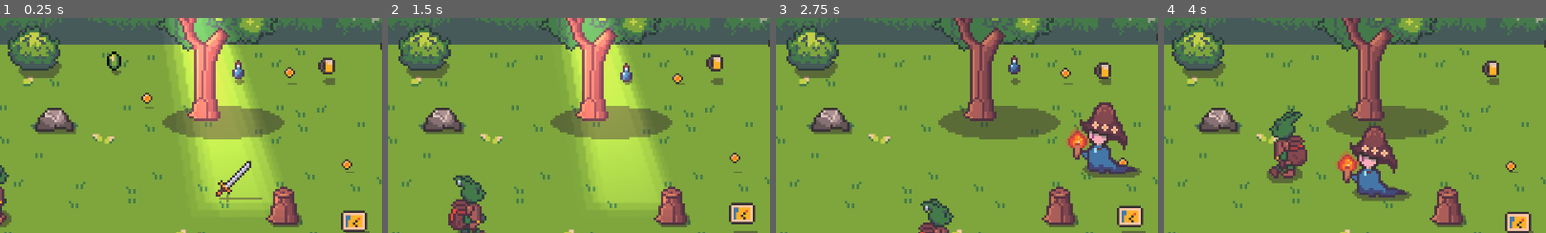
Above: before the commit, frames 1-4 (left to right).
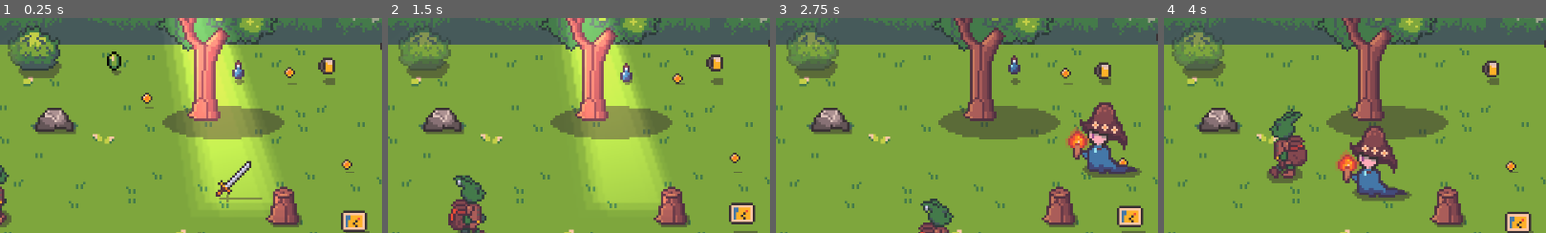
Above: after the commit, the same moments.

Repository: youkergav/Loot-Goblin
Game: Godot game, scene res://scenes/main.tscn
Same seed, same stepped clock (60 frames per second), same inputs: the game is played once before the commit and once after it.
Inputs:
- Up to frame 1 (0.25 s): no input
- Up to frame 2 (1.5 s): hold Right (ui_right) 0.53-1.28 s; hold Down (ui_down) from 1.28 s (still down)
- Up to frame 3 (2.75 s): release Down (ui_down) at 2.03 s; hold Right (ui_right) from 2.03 s (still down)
- Up to frame 4 (4 s): release Right (ui_right) at 2.78 s; hold Up (ui_up) 2.78-3.53 s; hold Left (ui_left) from 3.53 s (still down)
The pictures show only the part of the screen within x 10-60%, y 19-69%; the shares and areas given below are measured in that part.

The runs differ from the first frame. In frame 1, 0.2% of the frame differs, in the area x 2-7%, y 8-23%; in frame 2, 0.9%, in the area x 2-17%, y 3-24%; in frame 3, 0.9%; in frame 4, 0.9%.

Commit message:
Added bush

Diff:
--- /dev/null
+++ b/materials/player_cutout.tres
@@ -0,0 +1,11 @@
+[gd_resource type="ShaderMaterial" load_steps=2 format=3 uid="uid://djwwgakejt085"]
+
+[ext_resource type="Shader" uid="uid://fgn2oy0byndy" path="res://shaders/player_cutout.gdshader" id="1_0a3jv"]
+
+[resource]
+shader = ExtResource("1_0a3jv")
+shader_parameter/player_screen_position = Vector2(0, 0)
+shader_parameter/player_offset = Vector2(0, -64)
+shader_parameter/cutout_radius = 110.0
+shader_parameter/cutout_softness = 15.0
+shader_parameter/cutout_opacity = 0.5
--- a/scenes/packed/props/prop_bush.tscn
+++ b/scenes/packed/props/prop_bush.tscn
@@ -1,7 +1,9 @@
-[gd_scene load_steps=9 format=3 uid="uid://c3wjpww4ht0ni"]
+[gd_scene load_steps=11 format=3 uid="uid://c3wjpww4ht0ni"]
 
 [ext_resource type="Texture2D" uid="uid://xs6jtpb5wnne" path="res://sprites/props/bush_shadow.png" id="1_fwknk"]
 [ext_resource type="Script" uid="uid://dnpstnskbspcg" path="res://scripts/characters/randomize_idle.gd" id="1_raafb"]
+[ext_resource type="Material" uid="uid://djwwgakejt085" path="res://materials/player_cutout.tres" id="2_o3ma7"]
+[ext_resource type="Script" uid="uid://bo7ecr4wdqjhi" path="res://scripts/props/player_cutout.gd" id="2_qebyh"]
 [ext_resource type="Texture2D" uid="uid://dehokb840lsh0" path="res://sprites/props/bush.png" id="2_raafb"]
 
 [sub_resource type="AtlasTexture" id="AtlasTexture_raafb"]
@@ -47,7 +49,11 @@
 texture = ExtResource("1_fwknk")
 offset = Vector2(2, 3.5)
 
-[node name="AnimatedSprite2D" type="AnimatedSprite2D" parent="."]
+[node name="CanvasGroup" type="CanvasGroup" parent="."]
+material = ExtResource("2_o3ma7")
+script = ExtResource("2_qebyh")
+
+[node name="AnimatedSprite2D" type="AnimatedSprite2D" parent="CanvasGroup"]
 sprite_frames = SubResource("SpriteFrames_iekhh")
 animation = &"idle"
 autoplay = "idle"
--- a/scenes/packed/props/prop_tree.tscn
+++ b/scenes/packed/props/prop_tree.tscn
@@ -1,19 +1,11 @@
-[gd_scene load_steps=17 format=3 uid="uid://dyc23nln5hmqk"]
+[gd_scene load_steps=16 format=3 uid="uid://dyc23nln5hmqk"]
 
 [ext_resource type="Script" uid="uid://dnpstnskbspcg" path="res://scripts/characters/randomize_idle.gd" id="1_o6iql"]
+[ext_resource type="Material" uid="uid://djwwgakejt085" path="res://materials/player_cutout.tres" id="2_bjoa3"]
 [ext_resource type="Texture2D" uid="uid://gnyxmyj1bgbd" path="res://sprites/props/prop_tree_shadow.png" id="2_moydc"]
 [ext_resource type="Texture2D" uid="uid://cvm14b3p00o3w" path="res://sprites/props/prop_tree_trunk.png" id="2_x2uys"]
-[ext_resource type="Shader" uid="uid://fgn2oy0byndy" path="res://shaders/player_cutout.gdshader" id="3_bjoa3"]
 [ext_resource type="Script" uid="uid://bo7ecr4wdqjhi" path="res://scripts/props/player_cutout.gd" id="3_wsu4d"]
 [ext_resource type="Texture2D" uid="uid://dxyggec3d6wos" path="res://sprites/props/prop_tree_leaves.png" id="3_x2uys"]
-
-[sub_resource type="ShaderMaterial" id="ShaderMaterial_183qd"]
-shader = ExtResource("3_bjoa3")
-shader_parameter/player_screen_position = Vector2(0, 0)
-shader_parameter/player_offset = Vector2(0, -64)
-shader_parameter/cutout_radius = 110.0
-shader_parameter/cutout_softness = 15.0
-shader_parameter/cutout_opacity = 0.5
 
 [sub_resource type="AtlasTexture" id="AtlasTexture_wsu4d"]
 atlas = ExtResource("3_x2uys")
@@ -86,7 +78,7 @@
 offset = Vector2(2.7, 3.15)
 
 [node name="CanvasGroup" type="CanvasGroup" parent="."]
-material = SubResource("ShaderMaterial_183qd")
+material = ExtResource("2_bjoa3")
 script = ExtResource("3_wsu4d")
 
 [node name="AnimatedSprite2D" type="AnimatedSprite2D" parent="CanvasGroup"]
